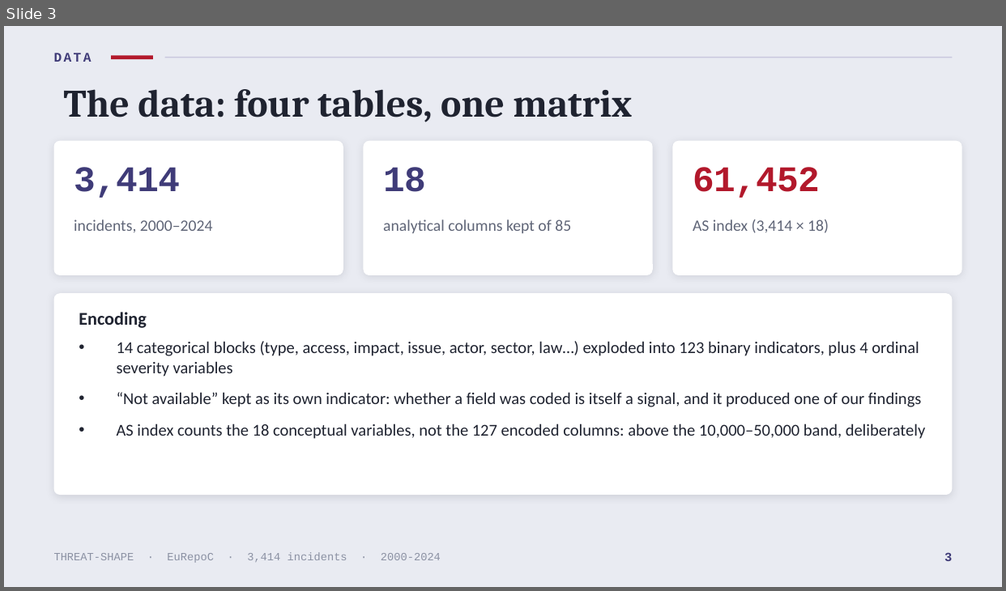
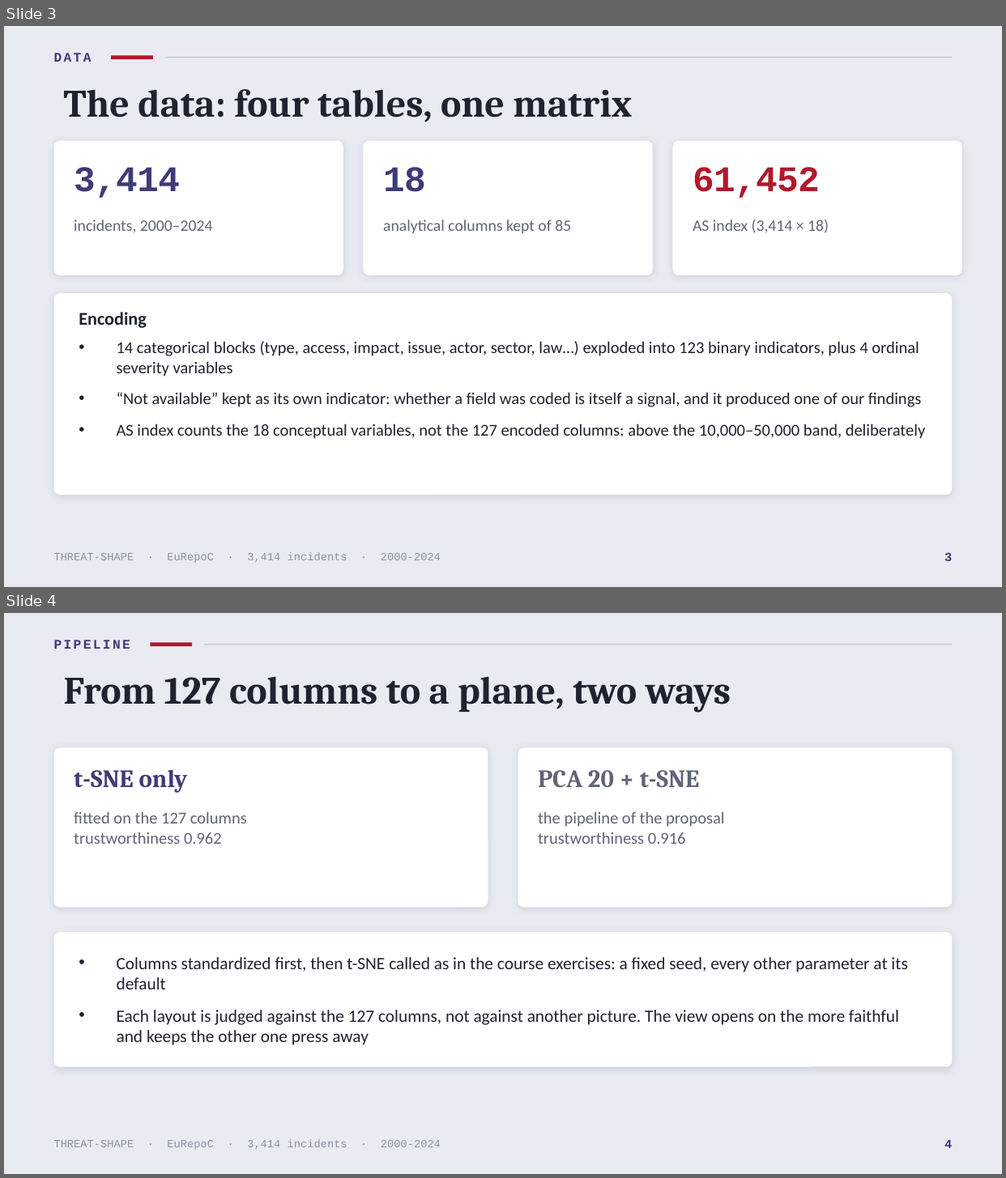
Before and after one commit to SamueleProietti/Visual_Analytics-Project, a slide deck: docs/slides/Threat-Shape.pptx. Shown one above the other, each under a label of ours: slide 3 before the commit, slides 3 and 4 after it. The pictures are 1006x591 and 1006x1178 pixels, drawn with LibreOffice and Linux fonts; fonts in the diff are those of the drawing. Boxes give left, top, right and bottom in pixels: in the first picture for what was removed or moved away, otherwise in the second. Text is boxed around its words. In the diff, an @@ line names an element or a change of style, - is before the commit and + after.

```diff
--- a/docs/slides/Threat-Shape.pptx
+++ b/docs/slides/Threat-Shape.pptx
@@ slide 4 added at bbox=[4, 613, 1002, 1174], background #E9EBF2 @@
@@ text added at bbox=[54, 640, 130, 649], 9.5 pt, text #3F3B78, bold @@
+PIPELINE
@@ rectangle added at bbox=[150, 642, 192, 646], fill #B2182B @@
@@ rectangle added at bbox=[203, 644, 952, 645], fill #C9C7DE @@
@@ text added at bbox=[64, 676, 731, 712], 28 pt, text #1F2330, bold @@
+From 127 columns to a plane, two ways
@@ rounded rectangle added at bbox=[54, 747, 488, 907], fill #FFFFFF @@
@@ rounded rectangle added at bbox=[518, 747, 952, 907], fill #FFFFFF @@
@@ text added at bbox=[74, 769, 188, 793], 18 pt, text #3F3B78, bold @@
+t-SNE only
@@ text added at bbox=[538, 770, 700, 788], 18 pt, text #5F6577, bold @@
+PCA 20 + t-SNE
@@ text added at bbox=[74, 811, 247, 844], 12 pt, text #5F6577 @@
+fitted on the 127 columns
+trustworthiness 0.962
@@ text added at bbox=[538, 811, 725, 844], 12 pt, text #5F6577 @@
+the pipeline of the proposal
+trustworthiness 0.916
@@ rounded rectangle added at bbox=[54, 932, 952, 1067], fill #FFFFFF @@
@@ text added at bbox=[117, 957, 907, 1046], 12.5 pt, text #1F2330 @@
+• Columns standardized first, then t-SNE called as in the course exercises: a fixed seed, every other parameter at its default
+• Each layout is judged against the 127 columns, not against another picture. The view opens on the more faithful and keeps the other one press away
@@ text added at bbox=[54, 1139, 441, 1150], 8 pt, text #8B91A3 @@
+THREAT-SHAPE · EuRepoC · 3,414 incidents · 2000-2024
@@ text added at bbox=[944, 1140, 952, 1148], 9 pt, text #3F3B78, bold @@
+4
```
Also in this commit, not shown: 5 slides changed, 1 other slide added, 2 slides removed, 28 other files.
